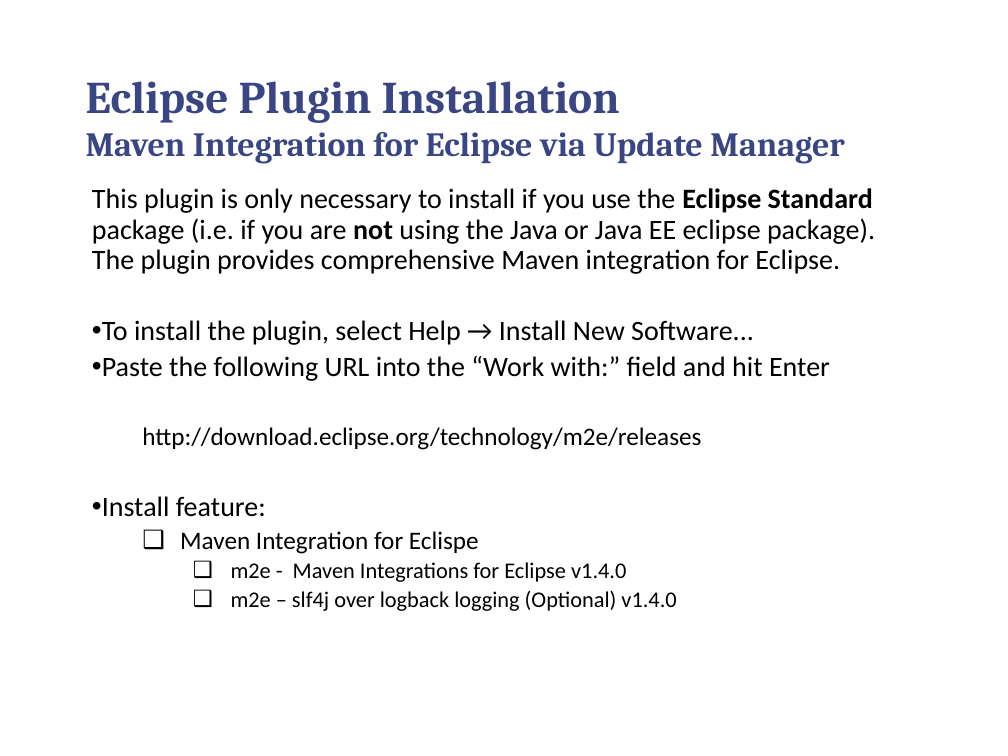
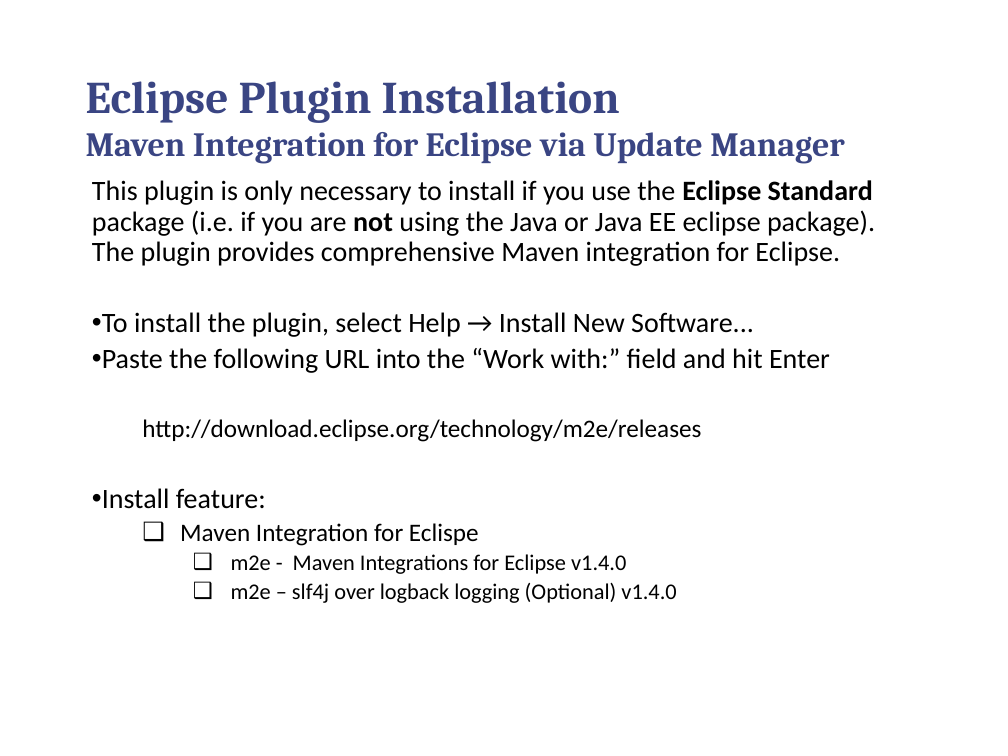
Before and after one commit to callistaenterprise/groovy-tdd-cadec, a slide deck: slide 10 of docs/groovy-tdd-installation.pptx. Drawn at 1008x756 pixels with LibreOffice and Linux fonts; fonts in the diff are those of the drawing; background and template pictures are left out. Boxes give left, top, right and bottom in pixels: in the first picture for what was removed or moved away, otherwise in the second. Text is boxed around its words. In the diff, an @@ line names an element or a change of style, - is before the commit and + after.

```diff
--- a/docs/groovy-tdd-installation.pptx
+++ b/docs/groovy-tdd-installation.pptx
@@ text "This plugin is only necessary ...": place and size @@
-text "This plugin is only necessary ..." at <box>92,188,875,611</box>
+text "This plugin is only necessary ..." at <box>92,180,875,603</box>
```
Also in this commit, not shown: 12 other slides changed, 2 other files.
